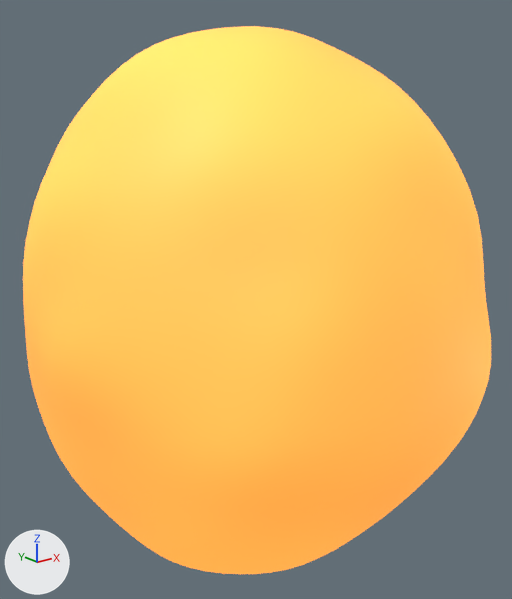
One commit to the glTF model art/artifacts/models/fireball.glb: the scene before it, then after it.
Before and after are seen from a camera (50 mm lens) standing at (-0.0613, -0.0771, 0.0313) and looking at (0.0003, 0.0, 0.0005). The axes (+X, +Y, +Z) are drawn at lower left. The lights are the same throughout. The picture after the commit comes second.

The older version as bpy lines, for what is in view:
```python
mat_fireball_mat = bpy.data.materials.new('fireball_mat')
mat_fireball_mat.use_nodes = True; mat_fireball_mat.node_tree.nodes.clear()
_N = mat_fireball_mat.node_tree.nodes; _L = mat_fireball_mat.node_tree.links
n0 = _N.new('ShaderNodeBsdfPrincipled'); n0.name = 'Principled BSDF'
n0.inputs[2].default_value = 0.6  # 'Roughness'
n0.inputs[27].default_value = (1.0, 0.35, 0.05, 1.0)  # 'Emission Color', orange #ffa03f
n0.inputs[28].default_value = 1.0  # 'Emission Strength'
n1 = _N.new('ShaderNodeOutputMaterial'); n1.name = 'Material Output'
n2 = _N.new('ShaderNodeVertexColor'); n2.name = 'Color Attribute'
_L.new(n0.outputs[0], n1.inputs[0])  # 'BSDF' to 'Surface'
_L.new(n2.outputs[0], n0.inputs[0])  # 'Color' to 'Base Color'
me_fireball = bpy.data.meshes.new('fireball')
me_fireball.from_pydata(...)  # 2562 vertices, 5120 faces; spans x -0.0322..0.0322, y -0.0321..0.0321, z -0.0375..0.0375
me_fireball.materials.append(mat_fireball_mat)
ob_fireball = bpy.data.objects.new('fireball', me_fireball)
ob_fireball.location = (0.0, 0.0, 0.0)
```
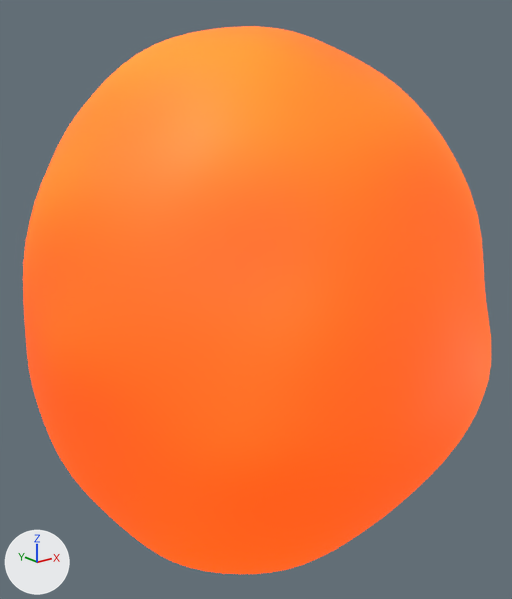
Boxes (x1, y1, x2, y2) around the edits, measured in the pictures (512 x 599 px):
'fireball', recoloured (darker): (23, 26, 491, 574) in both
part 1 of me_fireball, recoloured (darker): (23, 26, 491, 574) in both
part 2 of me_fireball, recoloured (orange to brown): (23, 165, 491, 574) in both

The change, as a diff of the scene's bpy script:
```diff
--- a/art/artifacts/models/fireball.glb.py
+++ b/art/artifacts/models/fireball.glb.py
@@ mat_fireball_mat @@
 n0 = _N.new('ShaderNodeBsdfPrincipled'); n0.name = 'Principled BSDF'
 n0.inputs[2].default_value = 0.6  # 'Roughness'
-n0.inputs[27].default_value = (1.0, 0.35, 0.05, 1.0)  # 'Emission Color', orange #ffa03f
+n0.inputs[27].default_value = (1.0, 0.1, 0.00394, 1.0)  # 'Emission Color', orange #ff590d
 n0.inputs[28].default_value = 1.0  # 'Emission Strength'
@@ me_fireball @@
 me_fireball.from_pydata(...)  # 2562 vertices, 5120 faces; spans x -0.0322..0.0322, y -0.0321..0.0321, z -0.0375..0.0375
 # used by ob_fireball; location = (0.0, 0.0, 0.0)
+# me_fireball part 1: 1733 faces centred in x -0.0302..0.0269, y -0.0302..0.0321, z -0.0375..0.0375 are repainted in the vertex colours; the middle colour goes from orange #e9ad4f to orange #d06b14
+# me_fireball part 2: 3387 faces centred in x -0.0321..0.0322, y -0.0321..0.032, z -0.0374..0.0324 are repainted in the vertex colours; the middle colour goes from orange #cb8b40 to brown #99420d
 me_fireball.materials.append(mat_fireball_mat)
```
